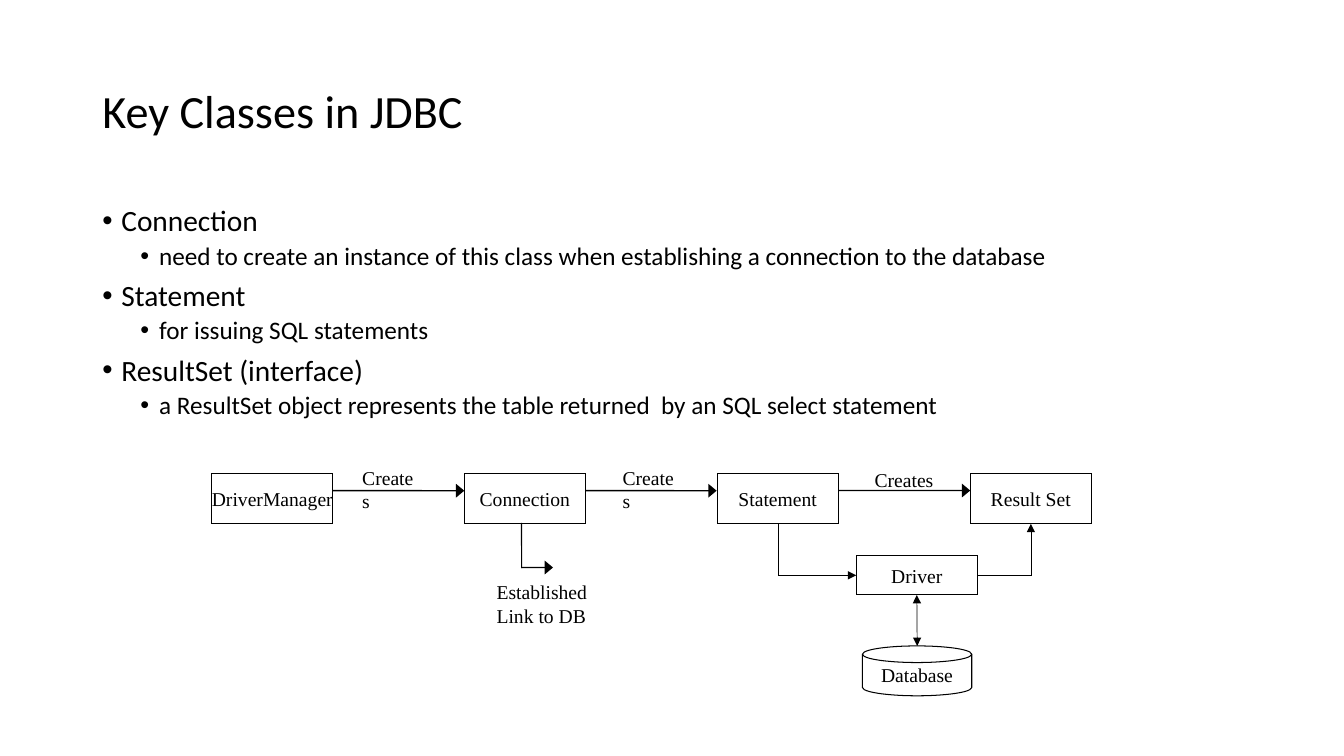
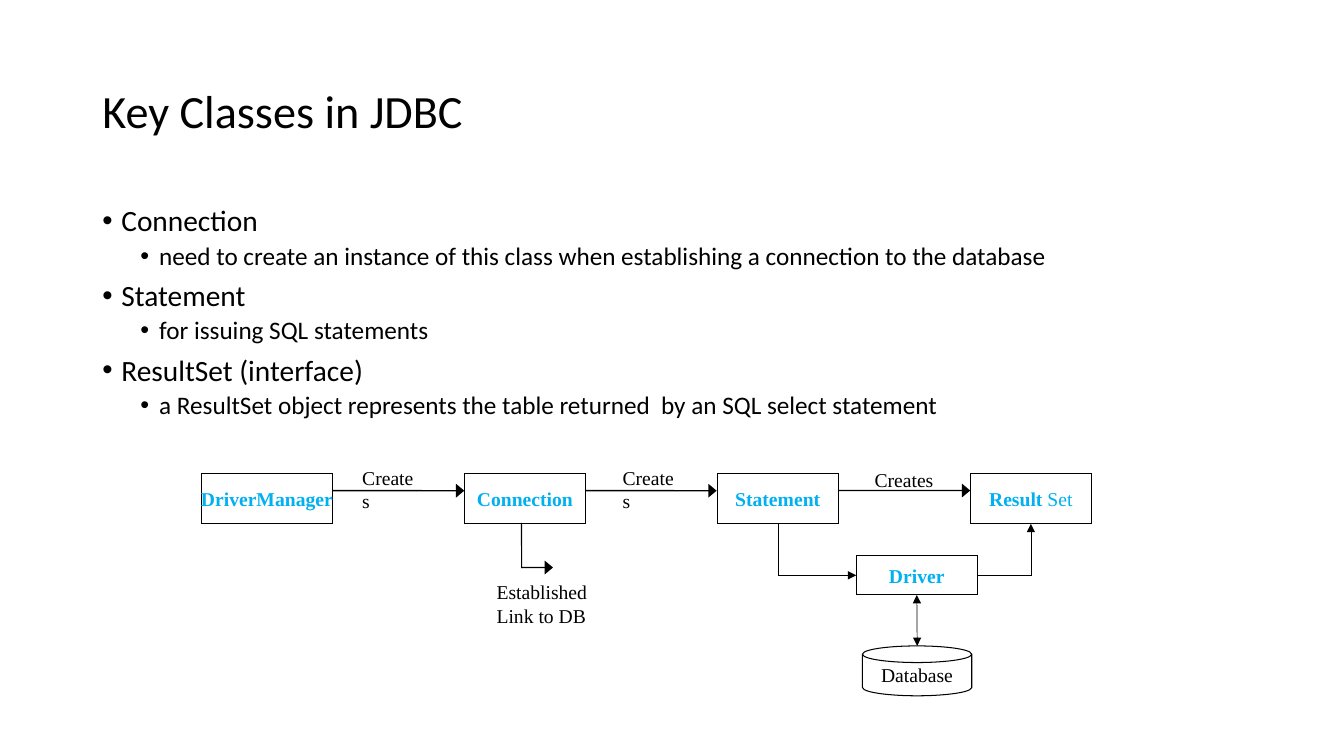
Before and after one commit to isp-cluj/fms-jdbc-demo, a slide deck: slide 7 of docs/Java - Working with databases using JDBC.pptx. Drawn at 1344x756 pixels with LibreOffice and Linux fonts; fonts in the diff are those of the drawing. Boxes give left, top, right and bottom in pixels: in the first picture for what was removed or moved away, otherwise in the second. Text is boxed around its words. In the diff, an @@ line names an element or a change of style, - is before the commit and + after.

```diff
--- a/docs/Java - Working with databases using JDBC.pptx
+++ b/docs/Java - Working with databases using JDBC.pptx
@@ text colour #000000 to #00B0F0, bold on in 4 elements at (x1=465, y1=474, x2=586, y2=524), (x1=718, y1=474, x2=839, y2=524), (x1=857, y1=556, x2=978, y2=595), (x1=202, y1=474, x2=334, y2=524) @@
@@ rectangle "DriverManager" resized from (x1=212, y1=474, x2=333, y2=524) to (x1=202, y1=474, x2=334, y2=524) @@
@@ rectangle "Result Set" at (x1=971, y1=474, x2=1092, y2=524): text colour #000000 to #00B0F0; bold on in "Result" @@
```
Also in this commit, not shown: 5 other slides changed, 1 other file.
